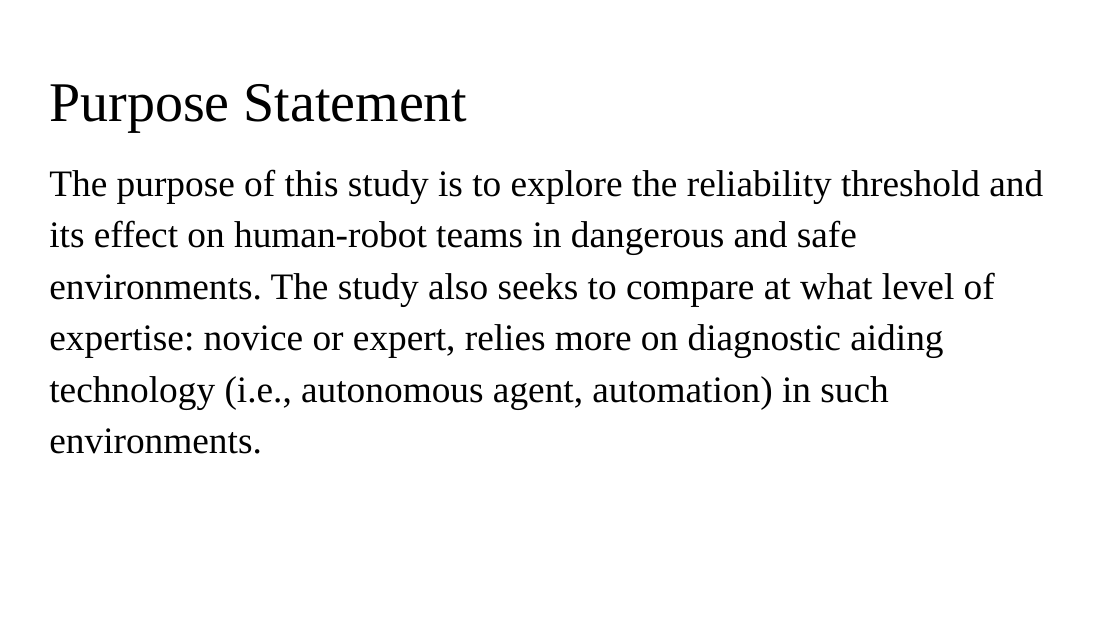
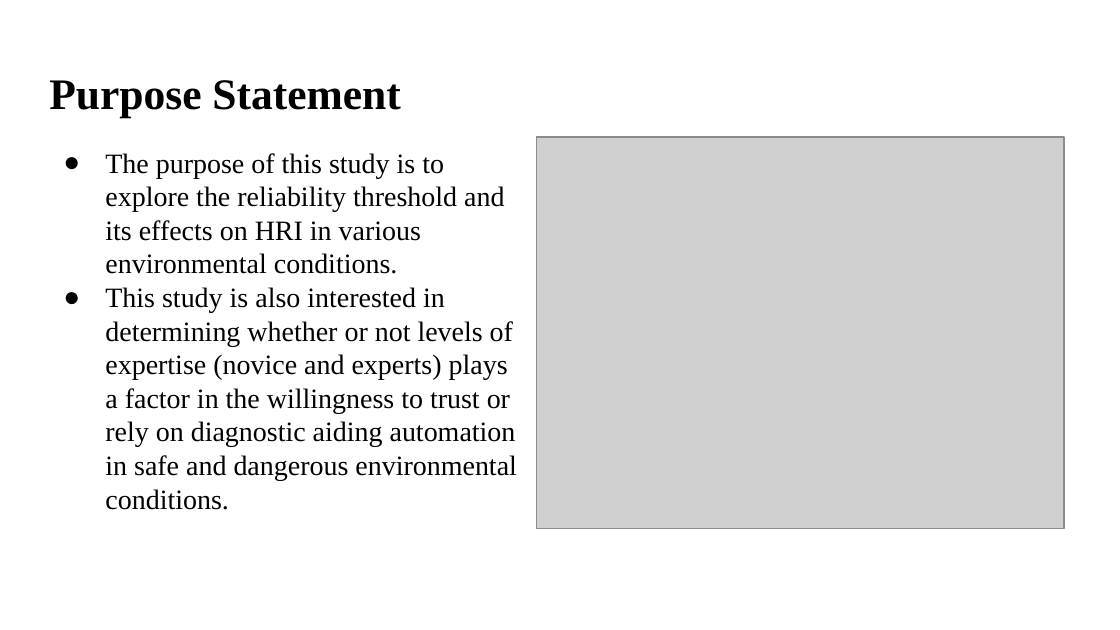
Before and after one commit to blakeanguyen/project_template, a slide deck: slide 7 of Final Project PowerPoint_110218BN.pptx (slide 5 before the commit). Drawn at 1120x630 pixels with LibreOffice and Linux fonts; fonts in the diff are those of the drawing; grey boxes stand for pictures. Boxes give left, top, right and bottom in pixels: in the first picture for what was removed or moved away, otherwise in the second. Text is boxed around its words. In the diff, an @@ line names an element or a change of style, - is before the commit and + after.

```diff
--- a/Final Project PowerPoint_110218BN.pptx
+++ b/Final Project PowerPoint_110218BN.pptx
@@ title "Purpose Statement" at bbox=[49, 80, 400, 117]: size 36 to 28 pt, bold on @@
@@ picture added at bbox=[536, 137, 1064, 529] @@
@@ text at bbox=[105, 153, 517, 510]: text changed; size 24 to 18 pt @@
-The purpose of this study is to explore the reliability threshold and its effect on human-robot teams in dangerous and safe environments. The study also seeks to compare at what level of expertise: novice or expert, relies more on diagnostic aiding technology (i.e., autonomous agent, automation) in such environments.
+● The purpose of this study is to explore the reliability threshold and its effects on HRI in various environmental conditions.
+● This study is also interested in determining whether or not levels of expertise (novice and experts) plays a factor in the willingness to trust or rely on diagnostic aiding automation in safe and dangerous environmental conditions.
```
Also in this commit, not shown: 5 other slides changed, 11 slides added, 5 slides removed.
